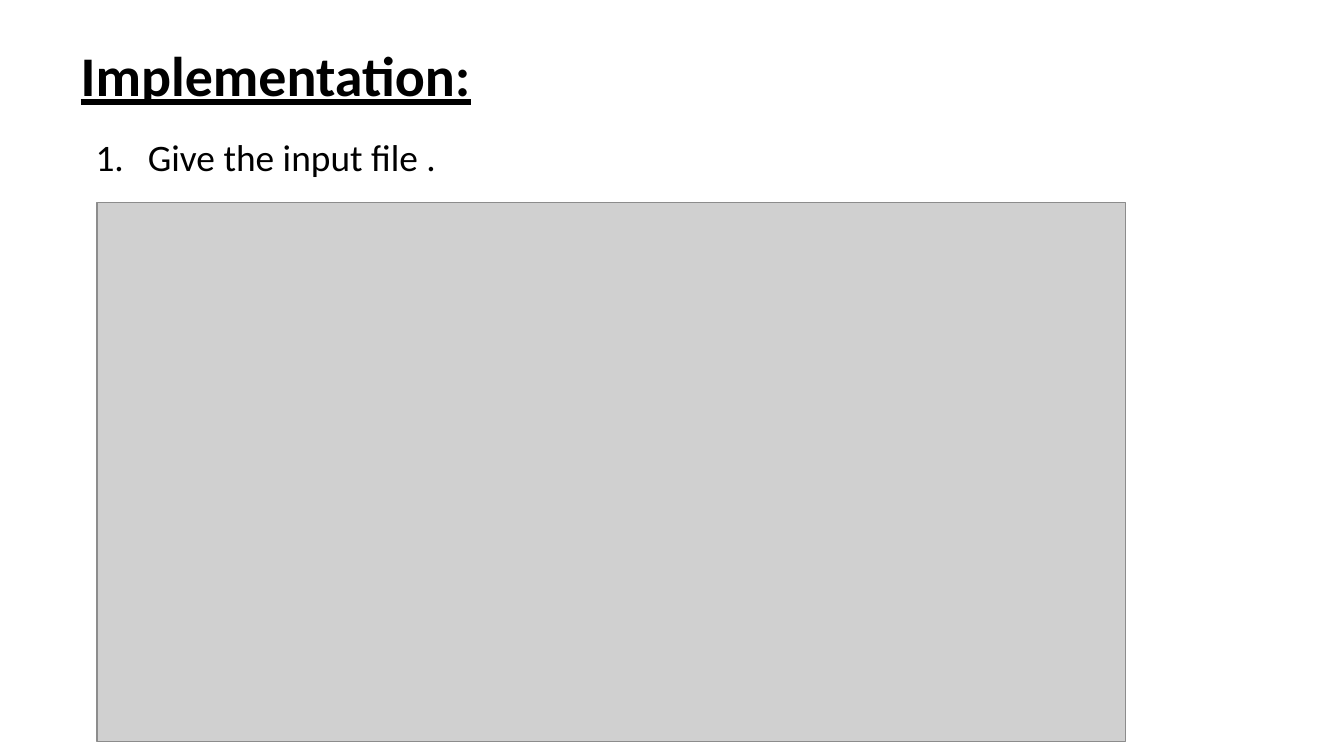
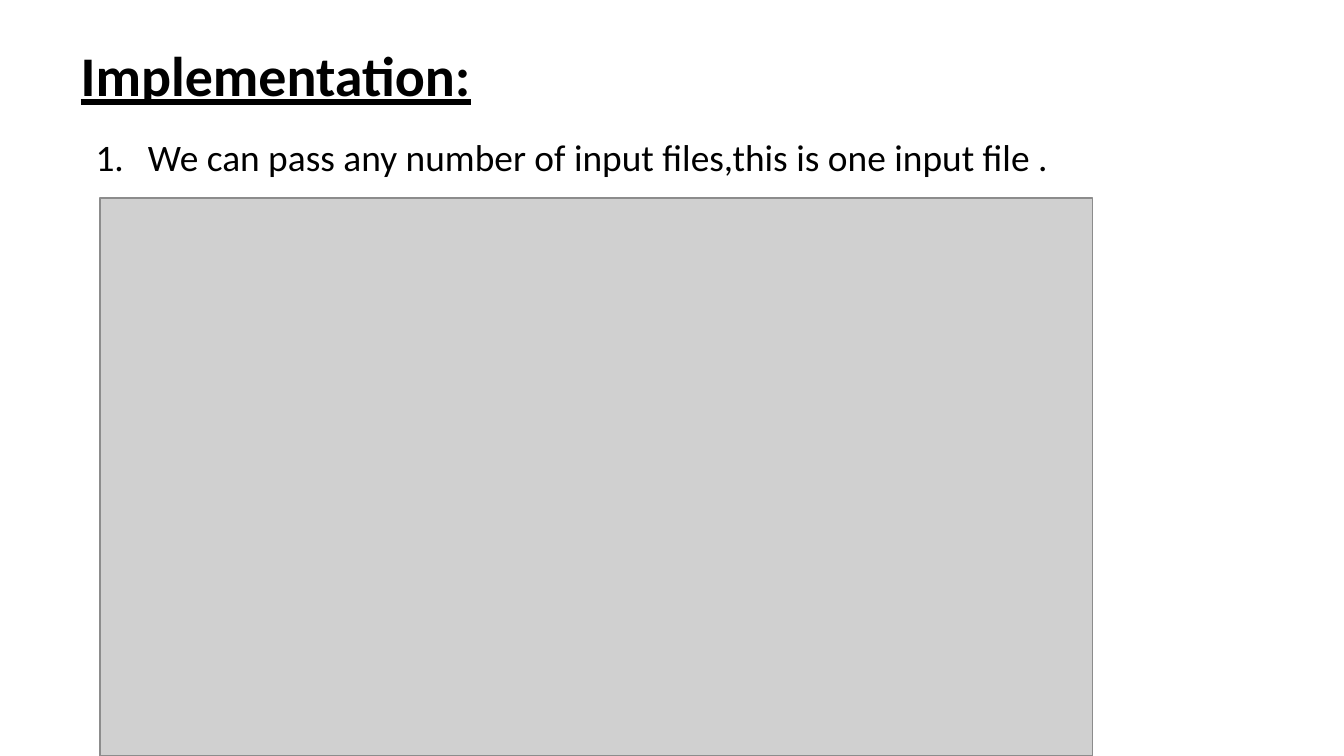
Before and after one commit to pradyumnad/stats, a slide deck: slide 6 of Fun Stats.pptx. Drawn at 1344x756 pixels with LibreOffice and Linux fonts; fonts in the diff are those of the drawing; grey boxes stand for pictures. Boxes give left, top, right and bottom in pixels: in the first picture for what was removed or moved away, otherwise in the second. Text is boxed around its words. In the diff, an @@ line names an element or a change of style, - is before the commit and + after.

Commit message:
PPt updated

```diff
--- a/Fun Stats.pptx
+++ b/Fun Stats.pptx
@@ text at bbox=[148, 145, 1030, 177]: text changed @@
-1. Give the input file .
+1. We can pass any number of input files,this is one input file .
@@ picture: place and size @@
-picture at bbox=[97, 203, 1125, 742]
+picture at bbox=[101, 198, 1093, 755]
```
Also in this commit, not shown: 2 other slides changed, 1 slide added, 1 slide removed.
